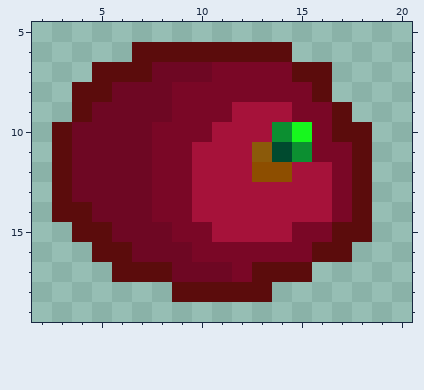
Two versions of one pixel-art sprite, src/img/items/grape-red.png. The first picture shows the starting point.
The file is 24x24 pixels. Shown: x 2..20, y 5..19.
After the commit:
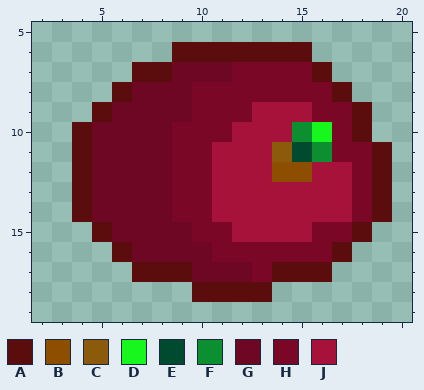
Palette (. is transparent): A #5b0c0c  B #8d4e00  C #8b5a0a  D #17f71e  E #004a2f  F #0c8f31  G #6e0723  H #7a0726  J #a6123a
The edit:
Changed rows in their new state; - is an unchanged pixel.
first column x 3:
 6 ----..------A----
 7 --..-A--G---H----
 8 -..A--G------HA--
 9 -.A---G--H--J-HA-
10 .A---G--H--JFDH--
11 .A---G-H--JCEF-HA
12 .A---G-H--J-B-JHA
13 .A---G-H------JHA
14 .----G-H------JHA
15 -.----G-H---J-H--
16 --.----G-----H---
17 ---.--A--GH--A---
18 ------.----------
Where, in picture pixels (left, top, right, bottom), the same in both pictures:
changed: (52, 42, 392, 302)
